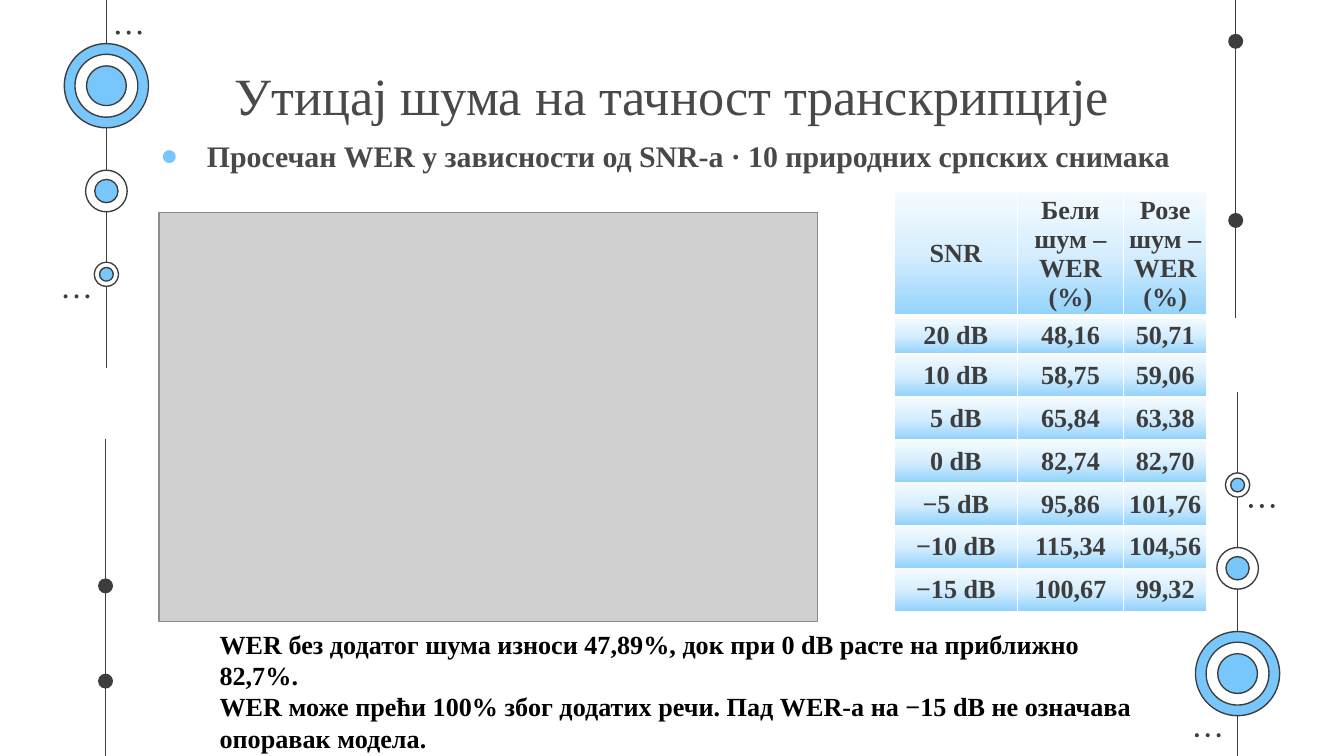
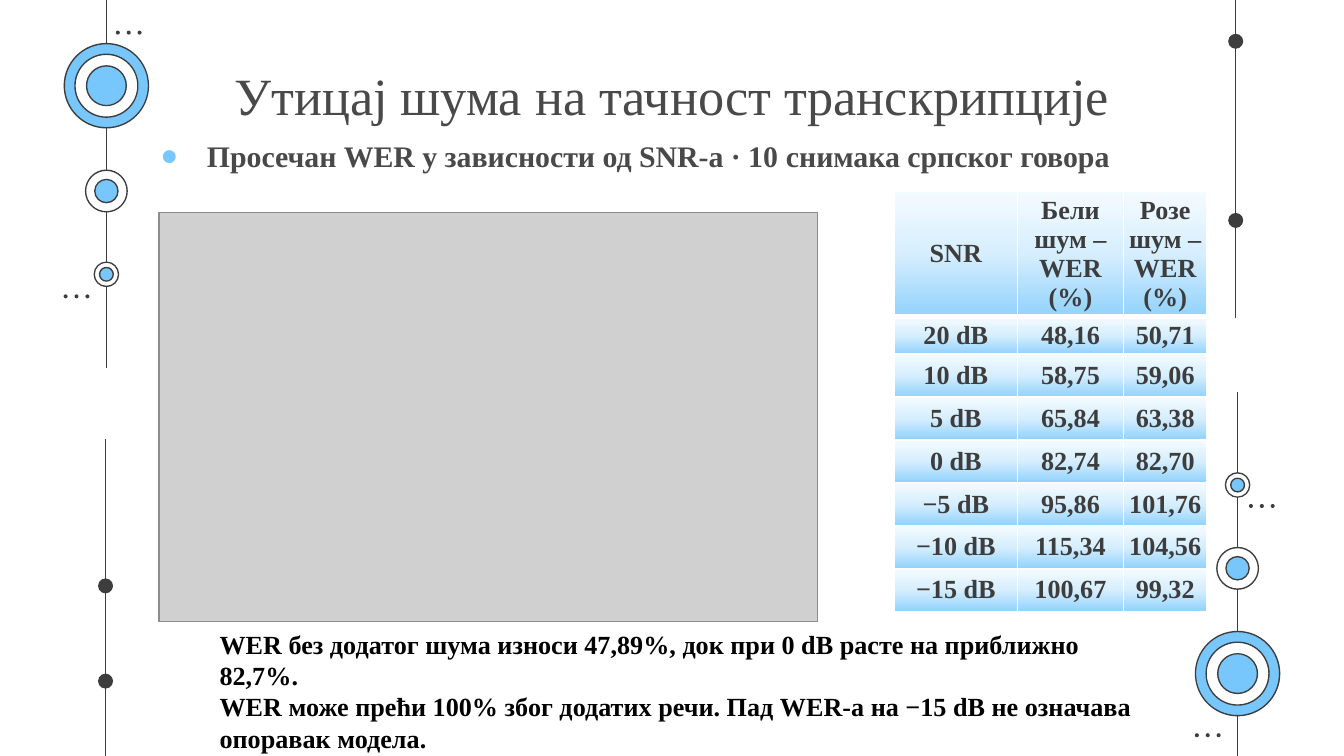
Before and after one commit to Sajko01/serbian-whisper-asr-optimization, a slide deck: slide 25 of docs/2120_Aleksandar_Jovanovic_Master_Rad.pptx. Drawn at 1344x756 pixels with LibreOffice and Linux fonts; fonts in the diff are those of the drawing; grey boxes stand for pictures. Boxes give left, top, right and bottom in pixels: in the first picture for what was removed or moved away, otherwise in the second. Text is boxed around its words. In the diff, an @@ line names an element or a change of style, - is before the commit and + after.

```diff
--- a/docs/2120_Aleksandar_Jovanovic_Master_Rad.pptx
+++ b/docs/2120_Aleksandar_Jovanovic_Master_Rad.pptx
@@ text at (207, 147, 1109, 173): text changed @@
-● Просечан WER у зависности од SNR-а · 10 природних српских снимака
+● Просечан WER у зависности од SNR-а · 10 снимака српског говора
```
Also in this commit, not shown: 24 other slides changed, 3 slides added, 10 other files.
